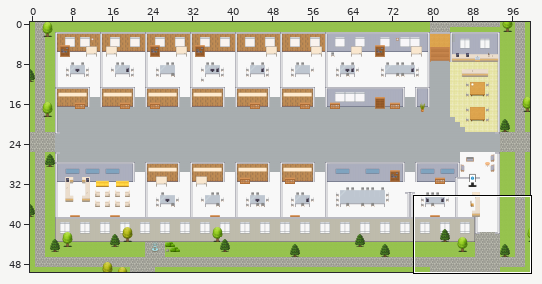
Tiled map (JSON) -- maps/Enterprise-Enablement-Platform.tmj. The first picture is a wide view before the edit; the outline marks the close-up.
Close-up. The starting point:
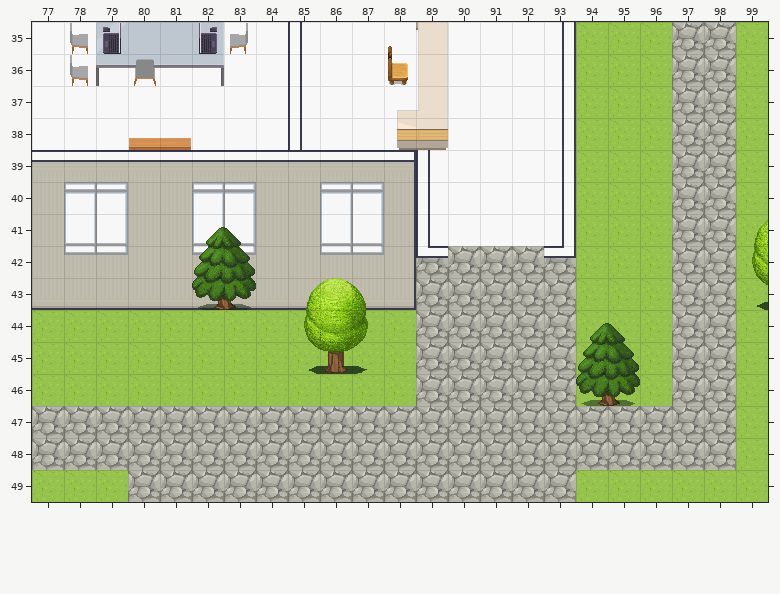
Cells are 32x32 px. Shown: x 77..99, y 35..49. The commit also changed other parts of the map, which this record leaves out.
After the commit:
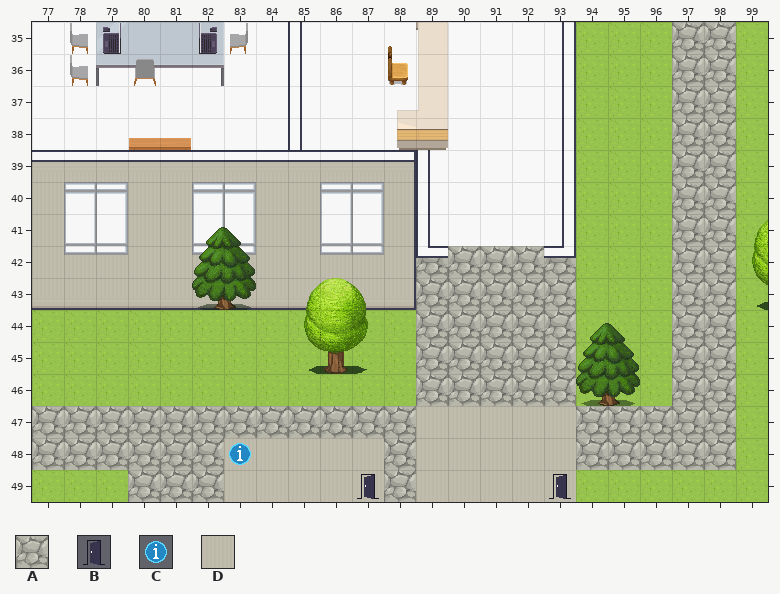
Key: from "Exterior": A 638; from "User_Zones": B 65, C 104; from "room2": D 328.
_ is an empty cell.
Edits made:
Layer "outside":
Tile A gives way to tile D in row 47 at x 89 to 93; in rows 48 to 49 at x 83 to 87 and 89 to 93.
Layer "zones":
The edit adds tile B in row 49 at x 87 and 93.
The edit adds tile C in row 48 at x 83.
Where, in picture pixels (left, top, right, bottom), the same in both close-ups:
changed: (416, 406, 576, 502)
changed: (224, 438, 384, 502)
